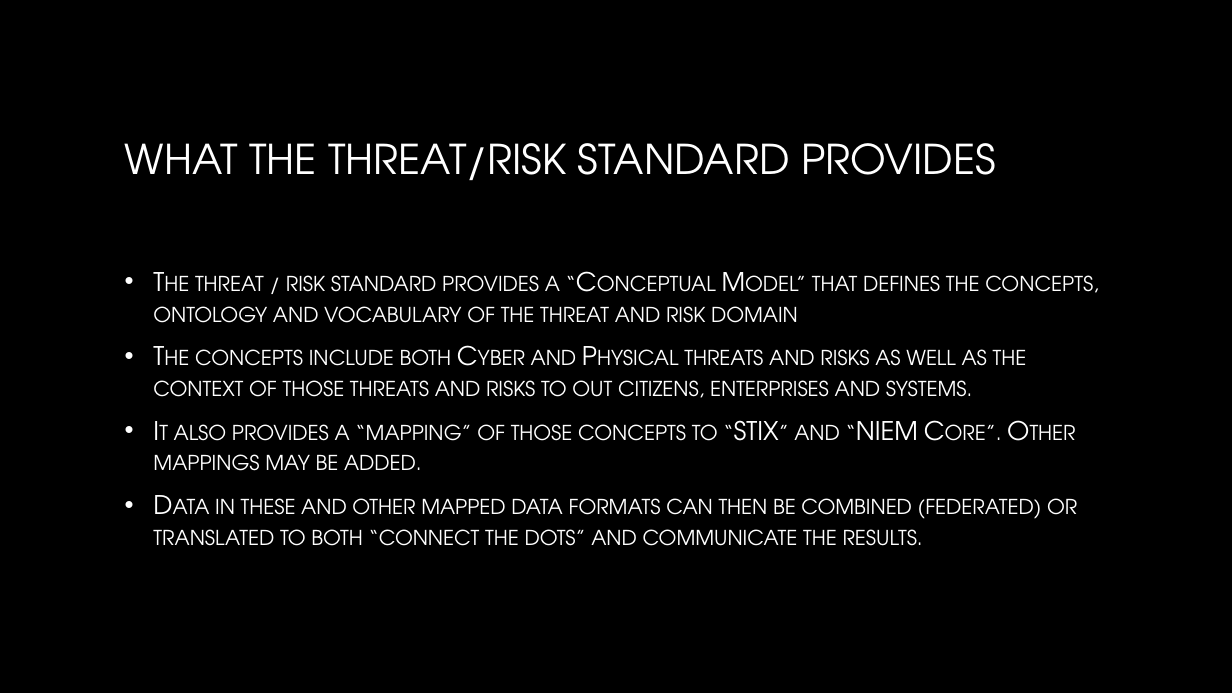
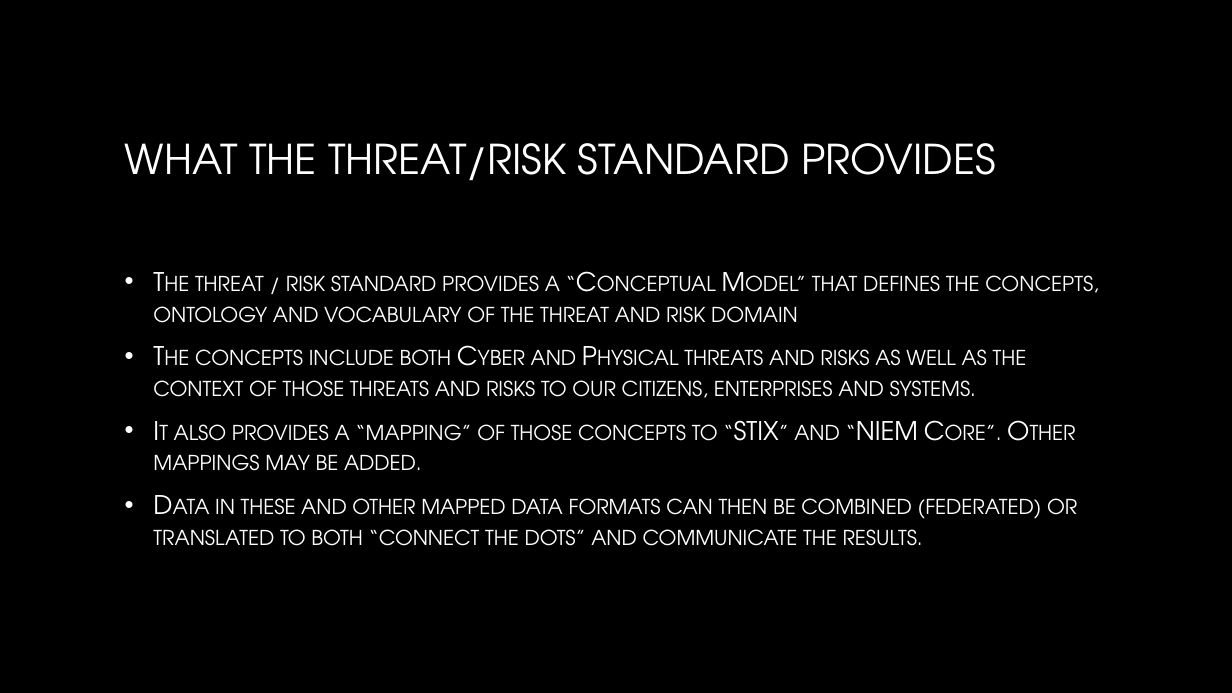
Before and after one commit to ModelDriven/ThreatRisk, a slide deck: slide 3 of Usecases/ThreatRiskCapabilities.pptx. Drawn at 1232x693 pixels with LibreOffice and Linux fonts; fonts in the diff are those of the drawing; background and template pictures are left out. Boxes give left, top, right and bottom in pixels: in the first picture for what was removed or moved away, otherwise in the second. Text is boxed around its words. In the diff, an @@ line names an element or a change of style, - is before the commit and + after.

```diff
--- a/Usecases/ThreatRiskCapabilities.pptx
+++ b/Usecases/ThreatRiskCapabilities.pptx
@@ text at [153, 349, 1027, 398]: text changed @@
-• The concepts include both Cyber and Physical threats and risks as well as the context of those threats and risks to out citizens, enterprises and systems.
+• The concepts include both Cyber and Physical threats and risks as well as the context of those threats and risks to our citizens, enterprises and systems.
```
Also in this commit, not shown: 1 other slide changed, 1 other file.
